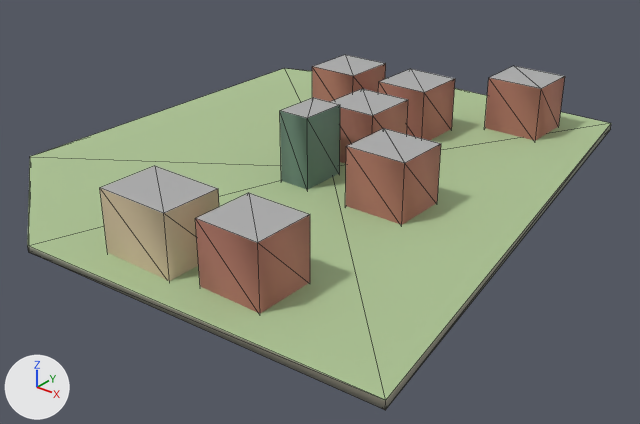
An edit to the glTF model godot_project/remake/sky/islands/SKY-016.lod2.glb, drawn before and after from the same camera.
Rendered twice from a 50 mm camera at (121.3, -155.8, 84.3) aimed at (-2.1, -1.5, -11.4). Every picture has the same lights, and +X, +Y and +Z are marked at lower left. The first picture is the older version. Mesh edges are drawn as thin lines. Vertices at exactly the same position are counted once.

In view in the first picture: 'buildings', 'deck', 'rock'.
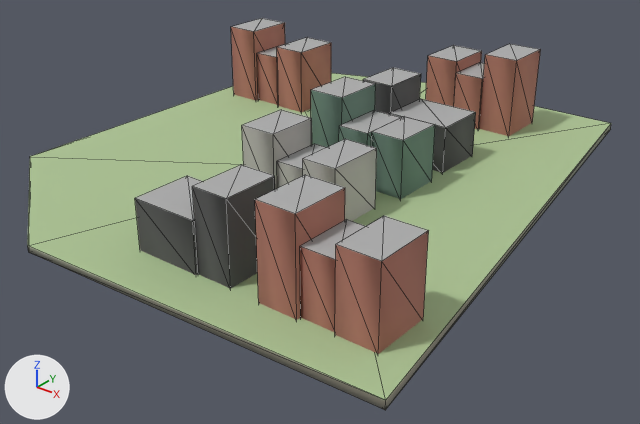
The change, as a diff of the scene's bpy script:
```diff
--- a/godot_project/remake/sky/islands/SKY-016.lod2.glb.py
+++ b/godot_project/remake/sky/islands/SKY-016.lod2.glb.py
@@ me_buildings @@
-me_buildings.from_pydata(...)  # 64 vertices, 80 faces; spans x -28.0..30.0, y -60.7..62.6, z -0.5..17.3
+me_buildings.from_pydata(...)  # 149 vertices, 190 faces; spans x -57.9..53.3, y -56.0..60.7, z -0.5..20.5
+# me_buildings part 1: the loose piece of 8 vertices spanning x -5.0..3.0, y -12.4..-0.4, z -0.5..17.3 is scaled about its middle by (1.12, 1.08, 1.18), then moved by (2.6, 9.0, 1.6)
+# me_buildings part 2: the loose piece of 8 vertices spanning x -5.8..8.2, y 5.3..20.3, z -0.5..14.1 is scaled about its middle by (0.571, 0.9, 1), then moved by (9.0, -10.9, 0.0)
+# me_buildings part 3: the loose piece of 8 vertices spanning x 15.0..30.0, y -13.9..0.1, z -0.5..14.1 is scaled about its middle by (0.567, 0.929, 1), then moved by (-4.1, 10.0, 0.0)
+# me_buildings part 4: the loose piece of 8 vertices spanning x 15.0..30.0, y -58.5..-44.5, z -0.5..14.1 is scaled about its middle by (0.6, 0.964, 1.44), then moved by (9.3, 2.2, 3.2)
+# me_buildings part 5: the loose piece of 8 vertices spanning x -28.0..-14.0, y 27.5..42.5, z -0.5..14.1 is scaled about its middle by (0.643, 0.9, 1.44), then moved by (-32.4, -1.3, 3.2)
+# me_buildings part 6: the loose piece of 8 vertices spanning x -5.8..8.2, y 27.5..42.5, z -0.5..14.1 is scaled about its middle by (0.643, 0.9, 1.22), then moved by (0.2, 18.4, 1.6)
+# me_buildings part 7: the loose piece of 8 vertices spanning x 14.8..29.8, y 48.6..62.6, z -0.5..14.1 is scaled about its middle by (0.533, 0.929, 1), then moved by (-12.4, -2.3, 0.0)
+# me_buildings part 8: the loose piece of 8 vertices spanning x -8.9..9.1, y -60.7..-46.7, z -0.5..14.1 is scaled about its middle by (0.5, 0.964, 1.44), then moved by (18.3, 107.7, 3.2)
+# me_buildings part 9: the loose piece of 8 vertices spanning x -5.8..8.2, y 5.3..20.3, z -0.5..14.1 is copied, and the copy is scaled about its middle by (0.607, 0.867, 1.29), then moved by (0.7, 9.5, 2.1); it spans x -2.3..6.1, y 15.8..28.8, z -0.5..18.3
+# me_buildings part 10: the loose piece of 8 vertices spanning x -5.8..8.2, y 5.3..20.3, z -0.5..14.1 is copied, and the copy is scaled about its middle by (1.14, 0.933, 0.822), then moved by (12.9, 9.5, -1.3); it spans x 6.2..22.1, y 15.3..29.3, z -0.5..11.5
+# me_buildings part 11: the loose piece of 8 vertices spanning x 15.0..30.0, y -58.5..-44.5, z -0.5..14.1 is copied, and the copy is scaled about its middle by (0.567, 0.929, 1.29), then moved by (-6.8, 2.5, 2.1); it spans x 11.4..20.0, y -55.5..-42.5, z -0.5..18.3
+# me_buildings part 12: the loose piece of 8 vertices spanning x -8.9..9.1, y -60.7..-46.7, z -0.5..14.1 is copied, and the copy is scaled about its middle by (0.889, 1, 0.822), then moved by (3.3, 4.7, -1.3); it spans x -4.6..11.4, y -56.0..-42.0, z -0.5..11.5
+# me_buildings part 13: the loose piece of 8 vertices spanning x -5.0..3.0, y -12.4..-0.4, z -0.5..17.3 is copied, and the copy is scaled about its middle by (1.13, 1.08, 1), then moved by (0.2, -11.7, 0.0); it spans x -5.3..3.7, y -24.6..-11.6, z -0.5..17.3
+# me_buildings part 14: a new loose piece of 15 vertices spanning x 36.3..53.3, y -55.5..-42.0, z -0.5..17.3, in mat_sky_lod_bldg
+# me_buildings part 15: a new loose piece of 15 vertices spanning x -48.9..-31.9, y 27.5..41.0, z -0.5..17.3, in mat_sky_lod_bldg
+# me_buildings part 16: a new loose piece of 15 vertices spanning x 3.7..20.7, y -25.1..-10.6, z -0.5..14.1, in mat_sky_lod_bldg
 me_buildings.materials.append(mat_sky_lod_bldg)
```

Boxes [x1, y1, x2, y2] around the edits, measured in the pictures (640 x 424 px; the box of a moved part takes in the faces that stretch with it):
'buildings', reshaped (13% narrower, 30% taller): before [100, 55, 565, 313]; after [135, 18, 541, 354]
part 1 of me_buildings, moved or reshaped: before [280, 98, 340, 190]; after [311, 77, 376, 147]
part 2 of me_buildings, moved or reshaped: before [331, 89, 408, 164]; after [339, 110, 402, 146]
part 3 of me_buildings, moved or reshaped: before [345, 128, 441, 225]; after [371, 116, 435, 199]
part 4 of me_buildings, moved or reshaped: before [195, 193, 310, 313]; after [255, 175, 345, 320]
part 5 of me_buildings, moved or reshaped: before [312, 55, 386, 102]; after [231, 18, 285, 101]
part 6 of me_buildings, moved or reshaped: before [378, 69, 455, 141]; after [426, 45, 482, 107]
part 7 of me_buildings, moved or reshaped: before [485, 66, 565, 141]; after [454, 62, 485, 129]
part 8 of me_buildings, moved or reshaped: before [100, 166, 219, 281]; after [479, 44, 541, 136]
part 9 of me_buildings, added: after [363, 68, 421, 114]
part 10 of me_buildings, added: after [389, 99, 476, 173]
part 11 of me_buildings, added: after [192, 165, 275, 288]
part 12 of me_buildings, added: after [135, 176, 203, 275]
part 13 of me_buildings, added: after [242, 110, 312, 189]
part 14 of me_buildings, added (brown): after [300, 216, 429, 354]
part 15 of me_buildings, added (brown): after [257, 37, 331, 112]
part 16 of me_buildings, added: after [277, 139, 377, 221]
